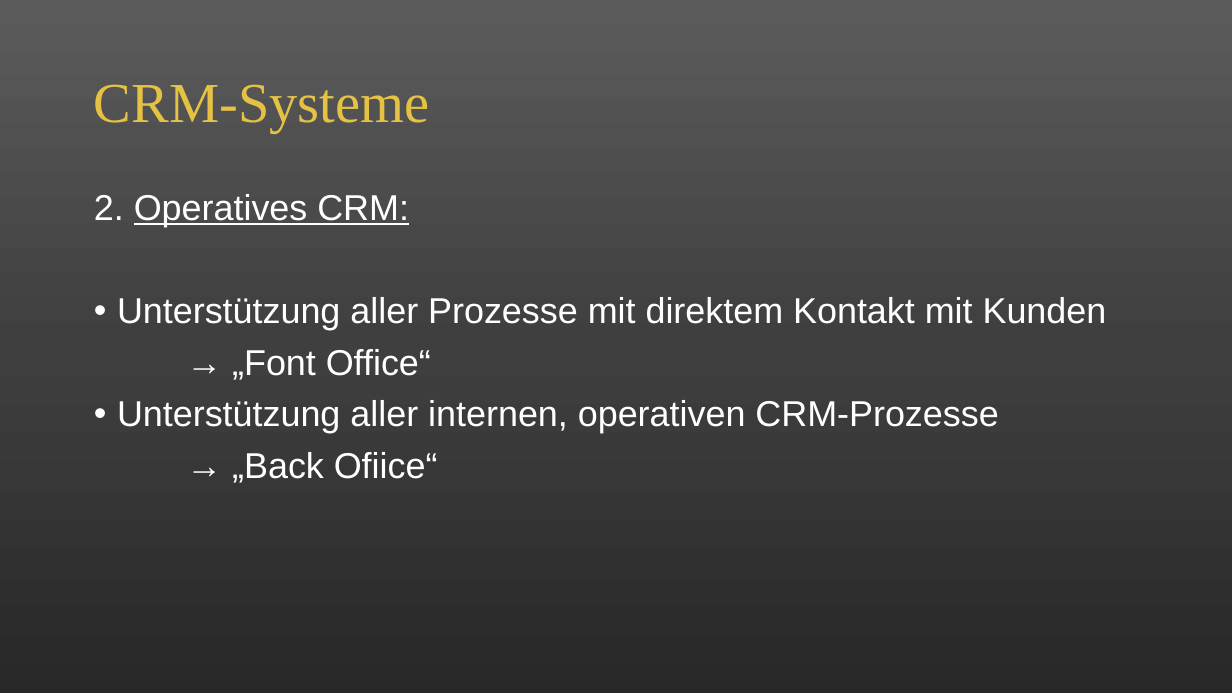
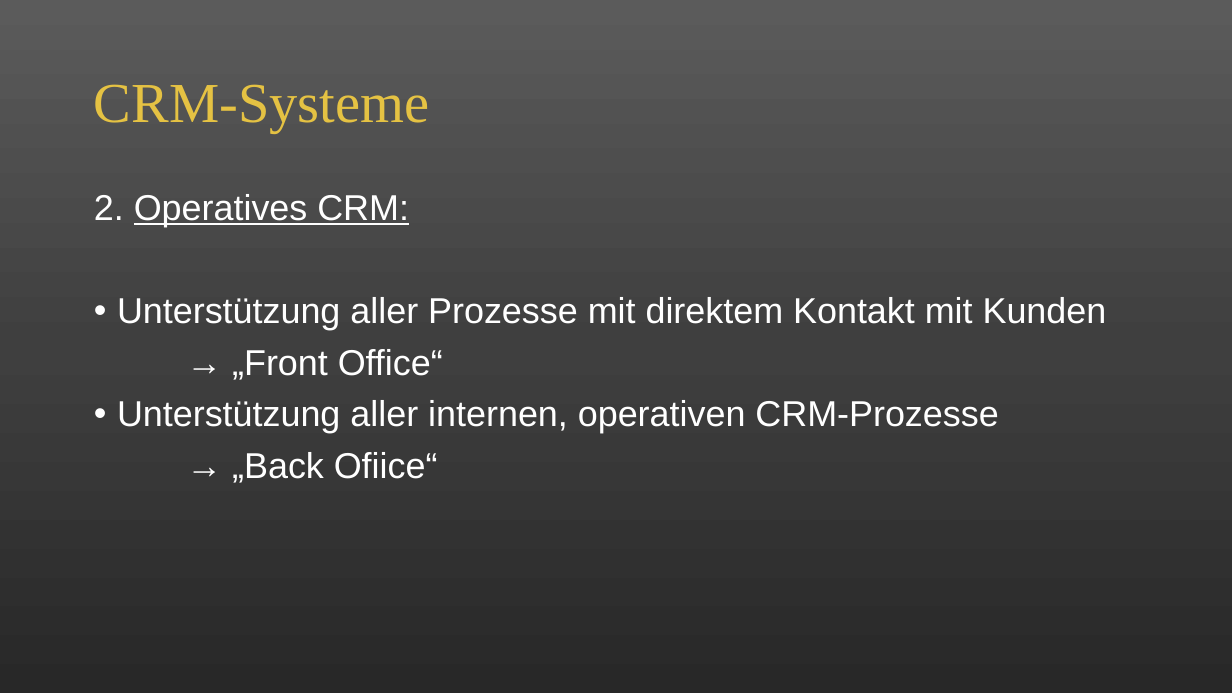
Before and after one commit to alicapr/CRM, a slide deck: slide 21 of CRM.pptx (slide 22 before the commit). Drawn at 1232x693 pixels with LibreOffice and Linux fonts; fonts in the diff are those of the drawing. Boxes give left, top, right and bottom in pixels: in the first picture for what was removed or moved away, otherwise in the second. Text is boxed around its words. In the diff, an @@ line names an element or a change of style, - is before the commit and + after.

```diff
--- a/CRM.pptx
+++ b/CRM.pptx
@@ text at [232,349,443,380]: text changed @@
-→ „Font Office“
+→ „Front Office“
```
Also in this commit, not shown: 5 other slides changed, 2 slides added, 1 slide removed, 1 other file.
